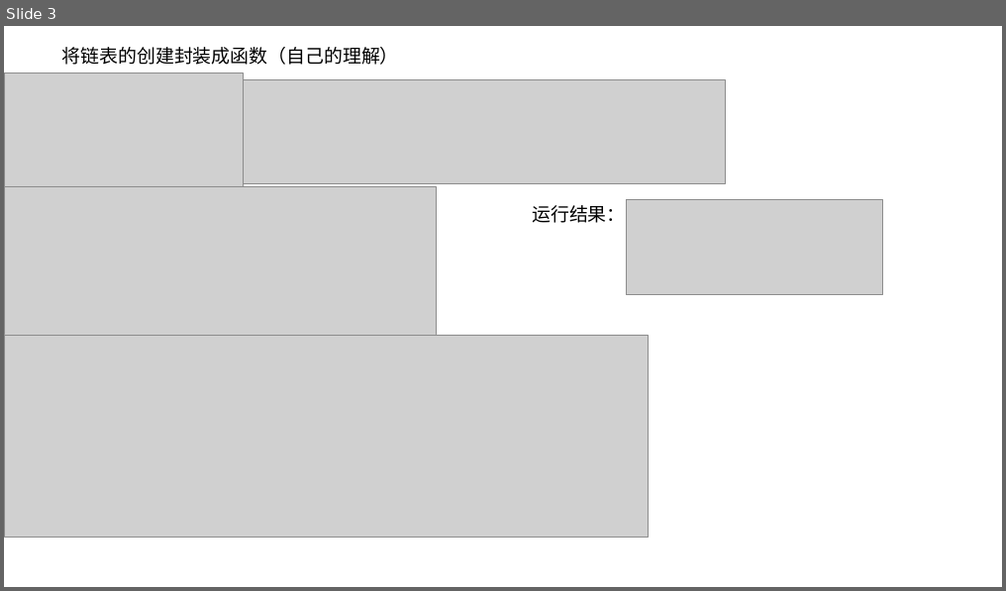
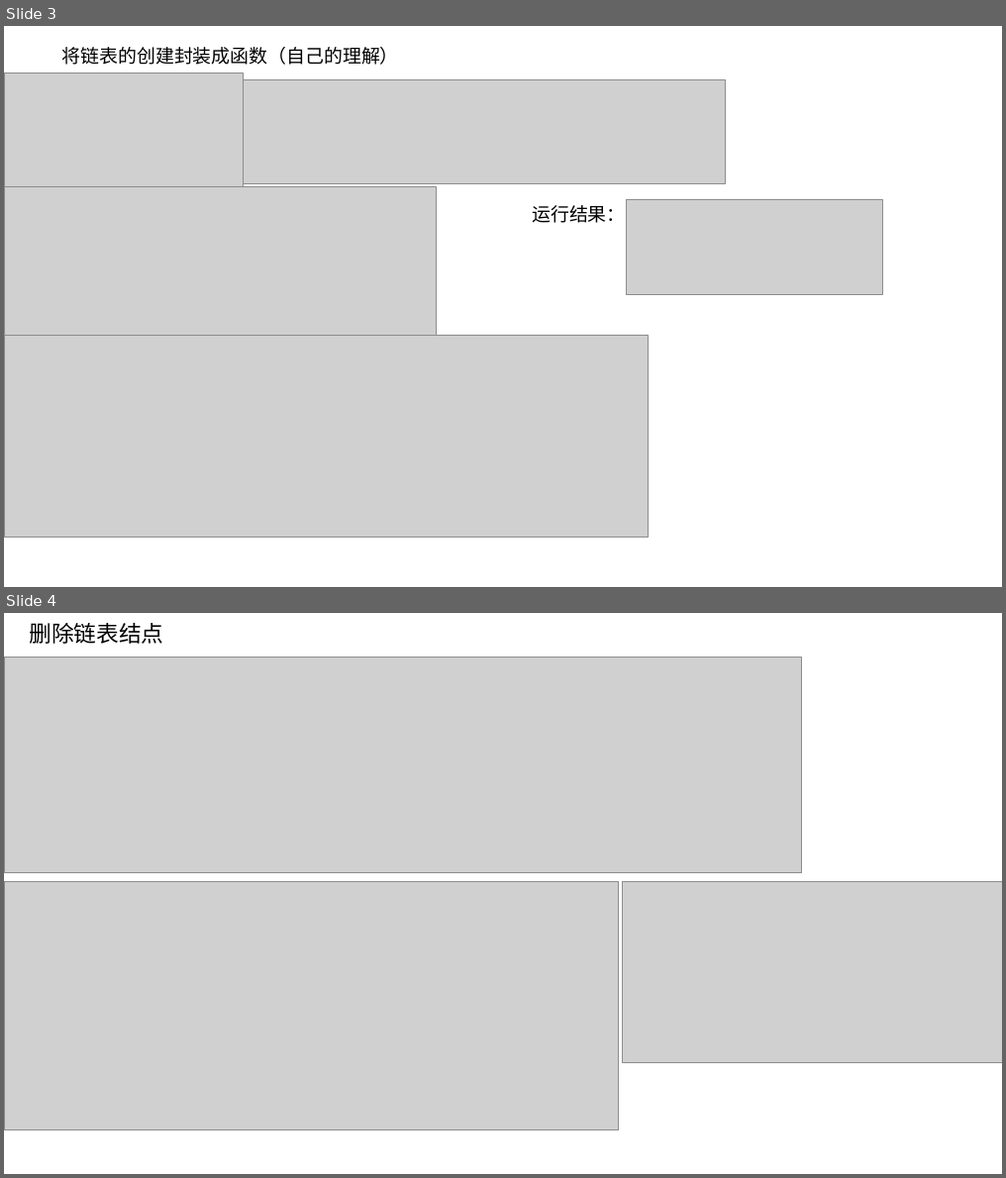
Before and after one commit to SSPUlearningteam1/ClanguagelearningPPT, a slide deck: 20181214-20181221-张雁君.pptx. Shown one above the other, each under a label of ours: slide 3 before the commit, slides 3 and 4 after it. The pictures are 1006x591 and 1006x1178 pixels, drawn with LibreOffice and Linux fonts; fonts in the diff are those of the drawing; grey boxes stand for pictures. Boxes give left, top, right and bottom in pixels: in the first picture for what was removed or moved away, otherwise in the second. Text is boxed around its words. In the diff, an @@ line names an element or a change of style, - is before the commit and + after.

```diff
--- a/20181214-20181221-张雁君.pptx
+++ b/20181214-20181221-张雁君.pptx
@@ slide 4 added at <box>4,613,1002,1174</box>, background #FFFFFF @@
@@ title added at <box>30,623,164,644</box>, 21.6 pt, text #000000 @@
+删除链表结点
@@ picture added at <box>4,658,802,872</box> @@
@@ picture added at <box>4,881,619,1131</box> @@
@@ picture added at <box>623,881,1002,1063</box> @@
```
